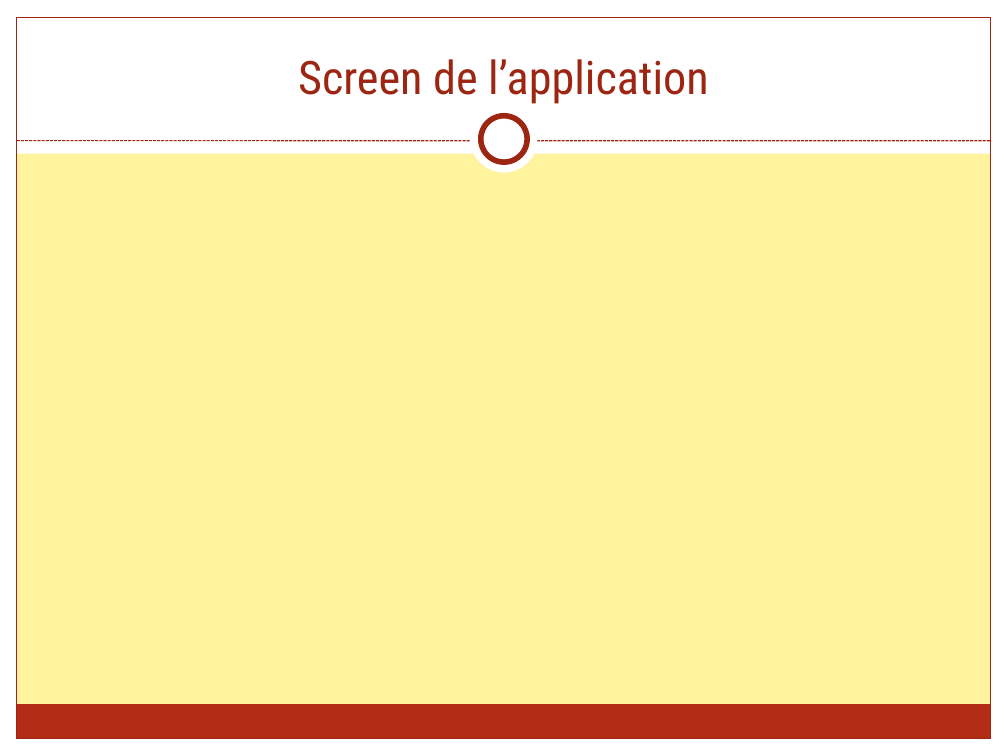
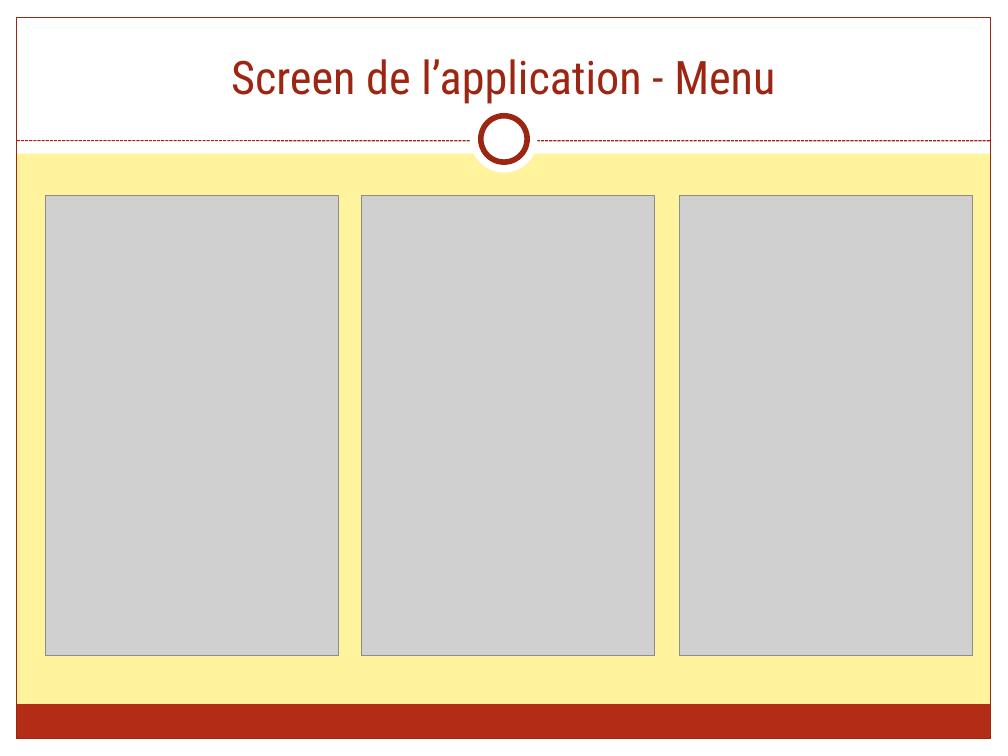
Before and after one commit to FieryWeasel/Picarete, a slide deck: slide 14 of SOURCES/RAPPORTS/Picarete - Presentation.pptx (slide 15 before the commit). Drawn at 1008x756 pixels with LibreOffice and Linux fonts; fonts in the diff are those of the drawing; grey boxes stand for pictures. Boxes give left, top, right and bottom in pixels: in the first picture for what was removed or moved away, otherwise in the second. Text is boxed around its words. In the diff, an @@ line names an element or a change of style, - is before the commit and + after.

```diff
--- a/SOURCES/RAPPORTS/Picarete - Presentation.pptx
+++ b/SOURCES/RAPPORTS/Picarete - Presentation.pptx
@@ title at box(231, 59, 775, 104): text changed @@
-Screen de l’application
+Screen de l’application - Menu
@@ picture added at box(45, 196, 339, 656) @@
@@ picture added at box(362, 196, 655, 656) @@
@@ picture added at box(679, 196, 973, 656) @@
```
Also in this commit, not shown: 8 other slides changed, 1 slide added, 1 slide removed, 4 other files.
